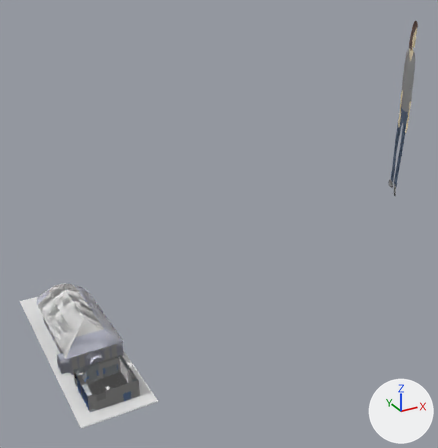
The Blender file assets/GalleryInteriorV2.blend, before and after one commit.
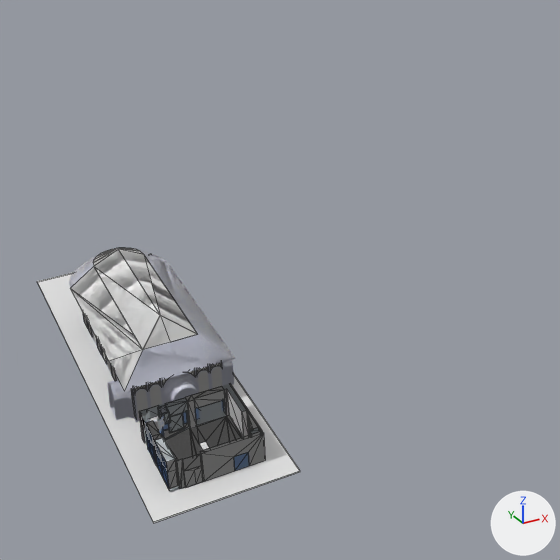
Each version appears first whole from a 50 mm camera at (-288.0, -1206.0, 944.0) aimed at (514.0, 252.0, 215.0), and next in a close-up on the part from 0% to 67% of the width and 34% to 100% of the height. Every picture has the same lights, and +X, +Y and +Z are marked at lower right. The close-ups show mesh edges as thin lines.

The first close-up shows 'Cube', 'SketchUp', 'SketchUp.198', 'SketchUp.199', 'SketchUp.294', 'SketchUp.306', 'SketchUp.327', 'SketchUp.359'.
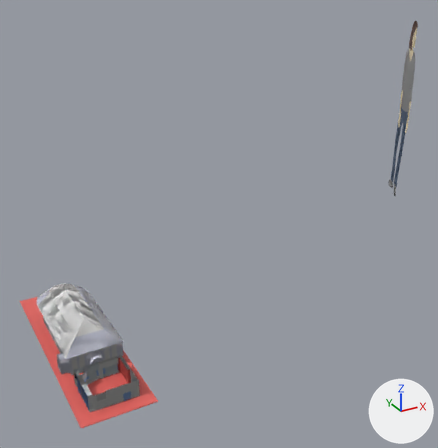
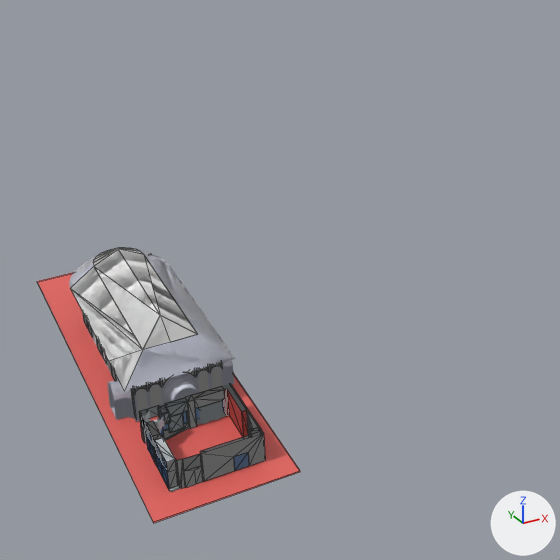
What changed in the scene script:
```text
Add mat_walls:
    mat_walls = principled_material('Walls')
    mat_walls.base_color = (0.8, 0.131, 0.115)  # red #e7655f
Change me_cube:
    where me_cube.from_pydata(...)  # 8 vertices, 6 faces; spans x -1.0..1.0, y -1.0..1.0, z -1.0..1.0
    add me_cube.materials.append(mat_walls)  # red #e7655f
Change me_id777:
    where me_id777.from_pydata(...)  # 56 vertices, 26 faces, 18 loose edges; spans x 422.0..462.0, y 196.0..444.0, z 0.0..166.0
    used by ob_sketchup_359; parent = ob_empty_001; location = (0.0, -21.54, -7.066); scale = (0.0254, 0.0254, 0.0254)
    remove me_id777.materials.append(mat_material_001)  # white #ffffff
    remove me_id777.materials.append(mat_material_0_001)  # white #e8f0f5
    me_id777 part 1: all 13 faces that had it switch from mat_material_6 (white #fffdfe) to mat_walls (red #e7655f)
Change ob_sketchup_327:
    ob_sketchup_327.location: (0.0, -21.54, -7.066) -> (0.0, -21.54, -8.956)
```

Pixel boxes [x1, y1, x2, y2] of what changed, in the close-ups (560 x 560 px):
'Cube', recoloured (white to red): [37, 272, 300, 523] in both
'SketchUp.327', moved (not visible afterwards): before [165, 416, 242, 460]
part 1 of me_id777, recoloured (white to red): [224, 389, 248, 437] in both
